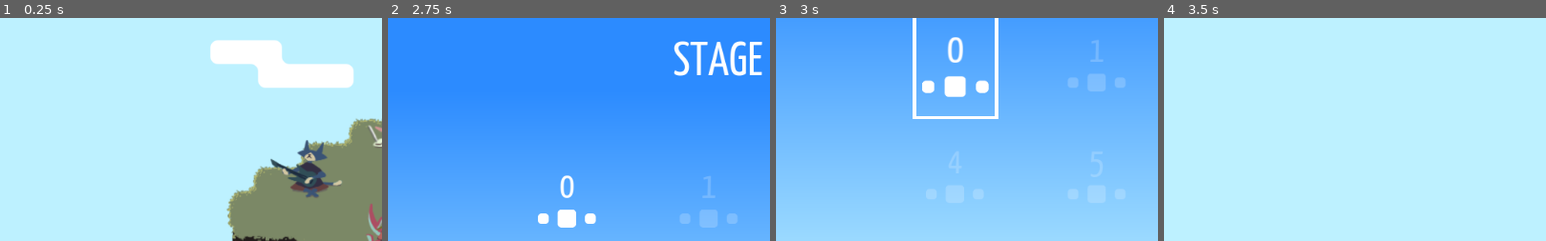
Above: before the commit, frames 1-4 (left to right).
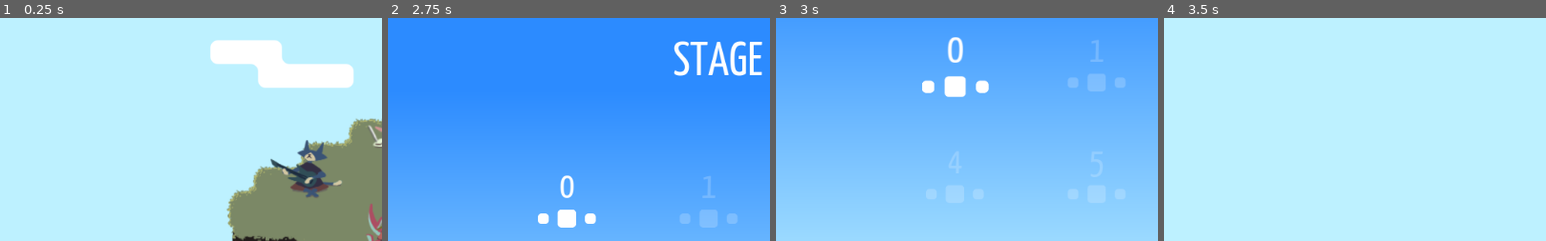
Above: after the commit, the same moments.

Repository: uspgamedev/skyjammers
Game: Godot game, scene res://menus/title/main.tscn
Two runs of this game, one before a commit and one after it. Both use one fixed random seed, a clock stepped at 60 frames per second and the inputs below. Sound files missing from this copy of the repository are replaced by a short silence.
Inputs:
- Up to frame 1 (0.25 s): no input
- Up to frame 2 (2.75 s): hold Space (action_play) 0.53-1.28 s; tap Space (action_play) at 1.35 s; hold Space (action_play) from 2.03 s (still down)
- Up to frame 3 (3 s): release Space (action_play) at 2.75 s; click "0" at 2.75 s
- Up to frame 4 (3.5 s): no input
The pictures show only the part of the screen within x 0-50%, y 0-50%; the shares and areas given below are measured in that part.

Frames 1-2 are identical in both runs. In frame 3, 1.2% of the frame differs, in the area x 35-59%, y 0-46%; in frame 4, nothing differs.

Commit message:
Remove border hover

Diff:
--- a/game/menus/theme.tres
+++ b/game/menus/theme.tres
@@ -32,10 +32,10 @@
 content_margin_bottom = -1.0
 bg_color = Color( 0.6, 0.6, 0.6, 0 )
 draw_center = true
-border_width_left = 4
-border_width_top = 4
-border_width_right = 4
-border_width_bottom = 4
+border_width_left = 0
+border_width_top = 0
+border_width_right = 0
+border_width_bottom = 0
 border_color = Color( 1, 1, 1, 1 )
 border_blend = false
 corner_radius_top_left = 0
